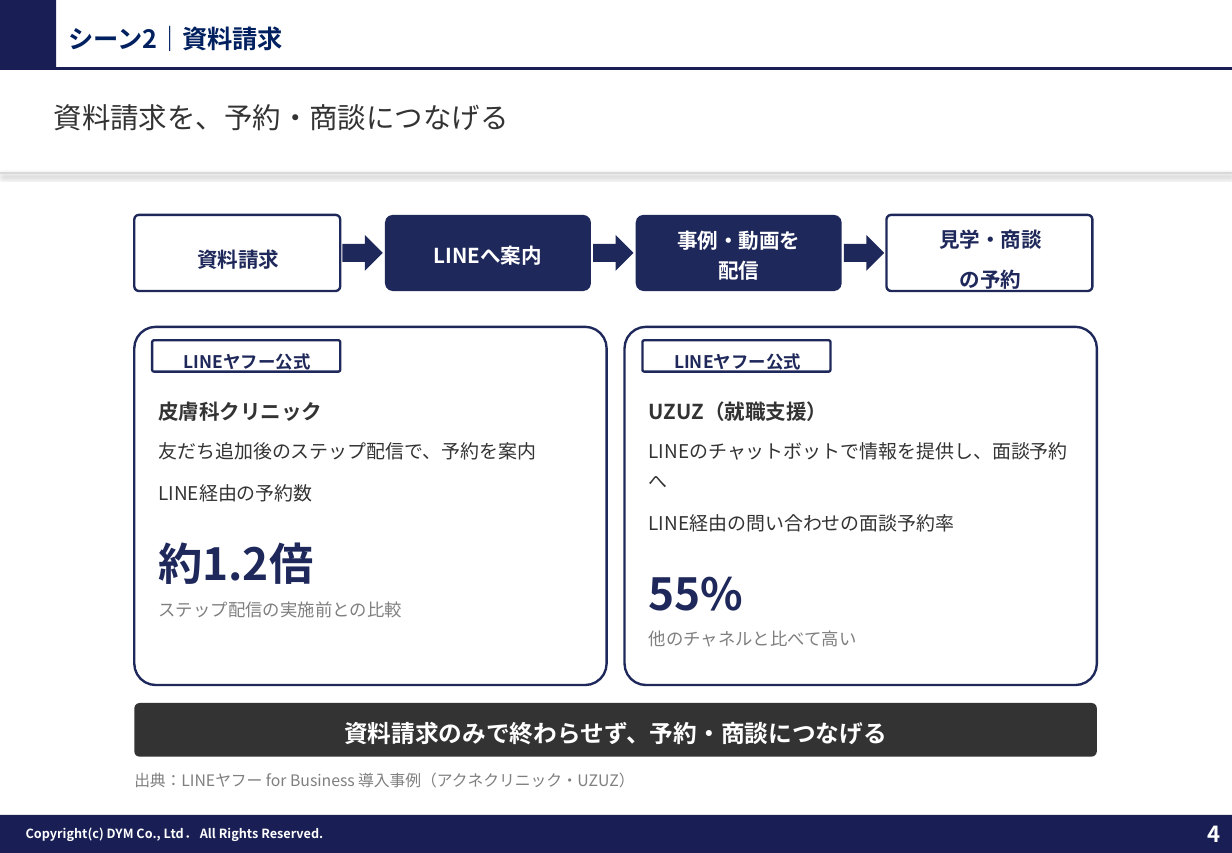
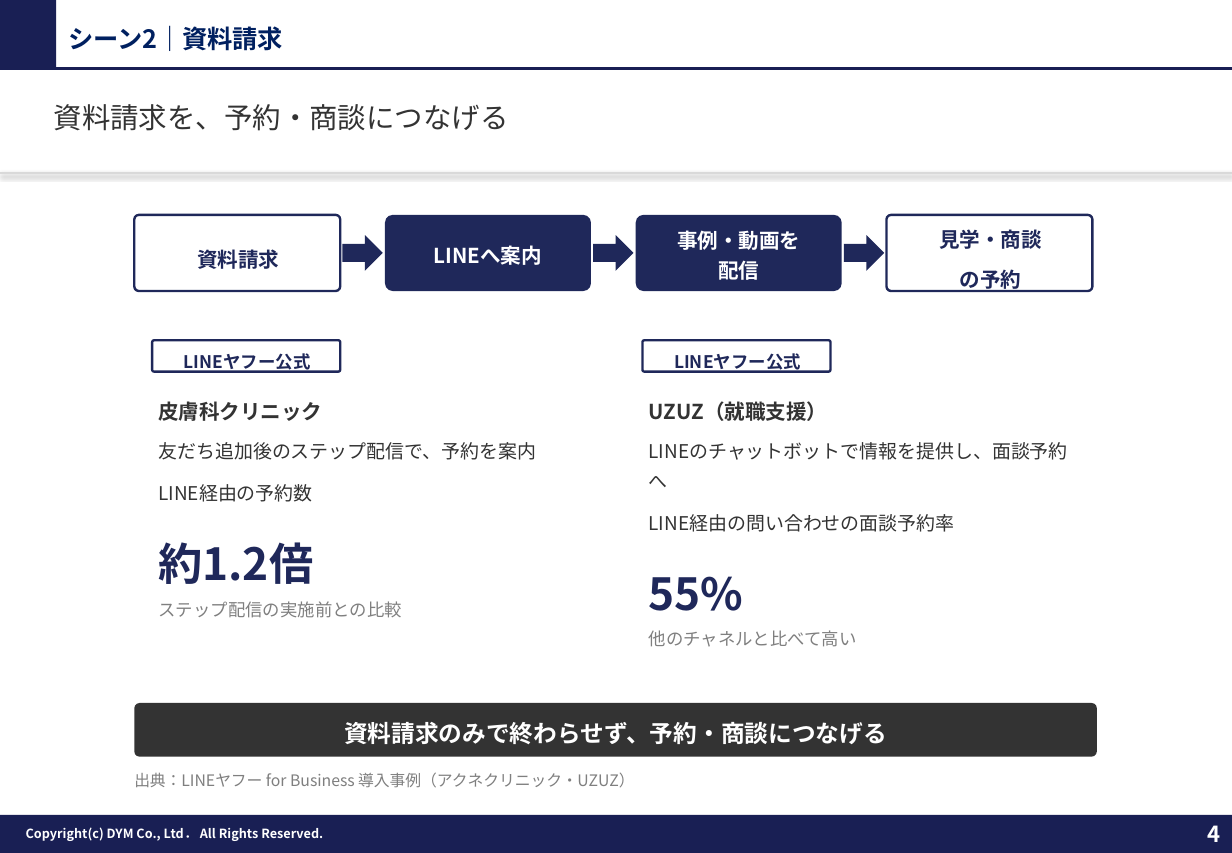
Before and after one commit to tonomura-r-dev/folder, a slide deck: slide 4 of 20261002_サンクスLINEのご提案_事例入り.pptx. Drawn at 1232x853 pixels with LibreOffice and Linux fonts; fonts in the diff are those of the drawing; background and template pictures are left out. Boxes give left, top, right and bottom in pixels: in the first picture for what was removed or moved away, otherwise in the second. Text is boxed around its words. In the diff, an @@ line names an element or a change of style, - is before the commit and + after.

```diff
--- a/20261002_サンクスLINEのご提案_事例入り.pptx
+++ b/20261002_サンクスLINEのご提案_事例入り.pptx
@@ text "皮膚科クリニック": place and size @@
-text "皮膚科クリニック" at <box>134,326,606,685</box>
+text "皮膚科クリニック" at <box>158,401,536,618</box>
@@ text "皮膚科クリニック" at <box>158,401,536,618</box>: outline #1F285A 1.5 pt to none @@
@@ text "UZUZ（就職支援）": place and size @@
-text "UZUZ（就職支援）" at <box>625,326,1097,685</box>
+text "UZUZ（就職支援）" at <box>649,401,1068,647</box>
@@ text "UZUZ（就職支援）" at <box>649,401,1068,647</box>: outline #1F285A 1.5 pt to none @@
```
Also in this commit, not shown: 3 other slides changed, 6 other files.
